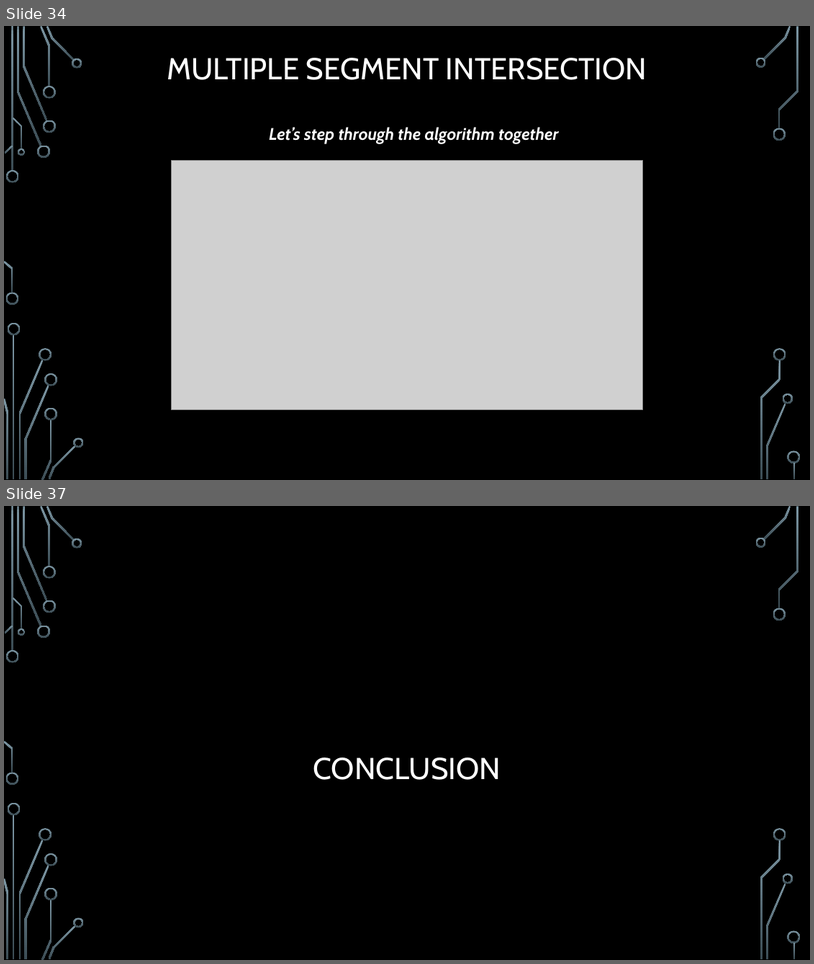
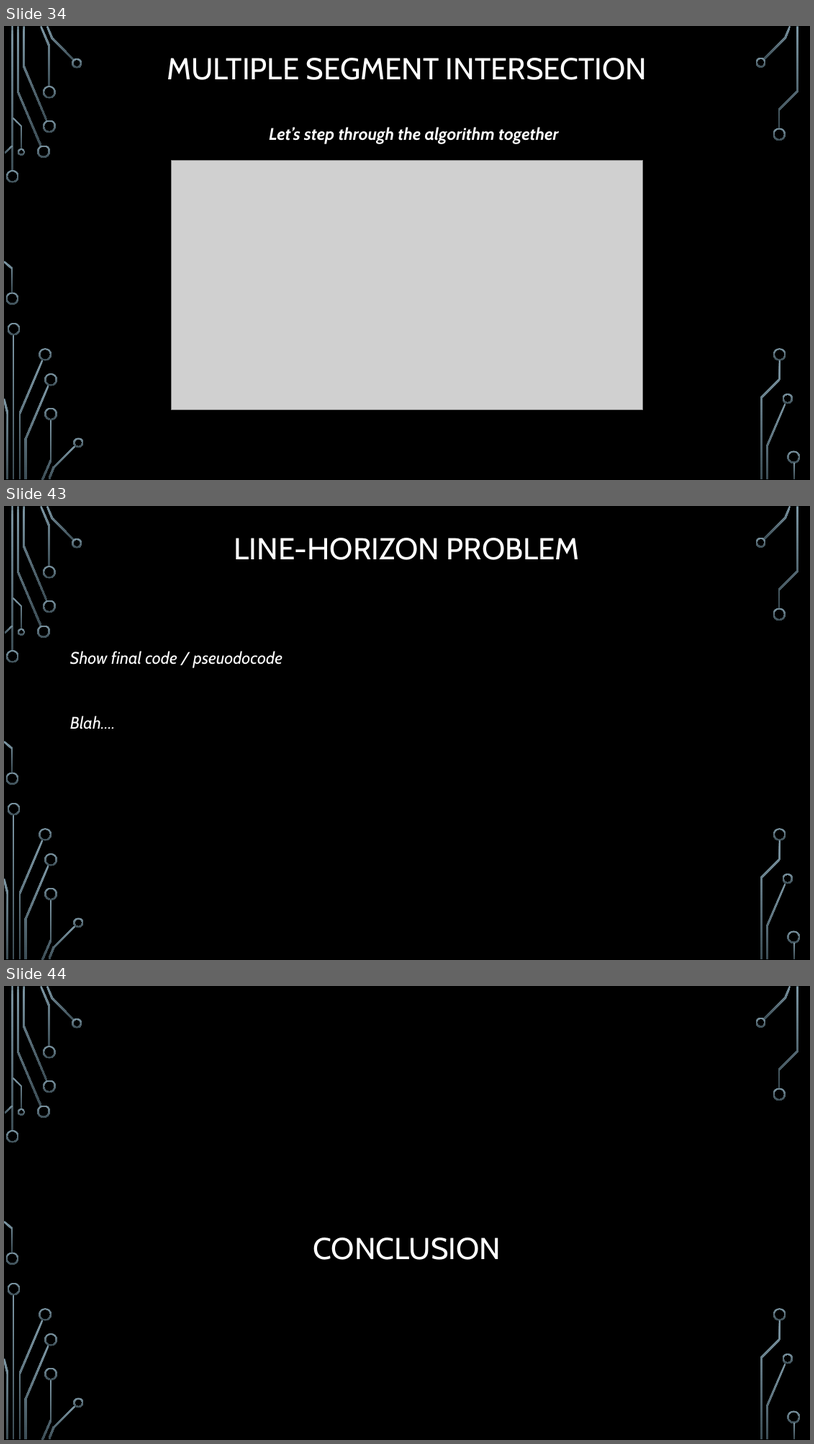
Before and after one commit to janiceeguo/advAlgo, a slide deck: slides/ComputationalGeom-part1-Intersections.pptx. Shown one above the other, each under a label of ours: slides 34 and 37 before the commit, slides 34, 43 and 44 after it; the slides between them are not shown. The pictures are 814x964 and 814x1444 pixels, drawn with LibreOffice and Linux fonts; fonts in the diff are those of the drawing; grey boxes stand for pictures; background and template pictures are left out. Boxes give left, top, right and bottom in pixels: in the first picture for what was removed or moved away, otherwise in the second. Text is boxed around its words. In the diff, an @@ line names an element or a change of style, - is before the commit and + after.

```diff
--- a/slides/ComputationalGeom-part1-Intersections.pptx
+++ b/slides/ComputationalGeom-part1-Intersections.pptx
@@ slide 43 added at [4, 506, 810, 960], background picture (left out); not listed: 36 template elements that a slide beside it also shows @@
@@ title added at [234, 538, 580, 560], 36 pt, text #FFFFFF @@
+LINE-HORIZON PROBLEM
@@ text added at [70, 651, 283, 729], 20 pt, text #FFFFFF, italic @@
+Show final code / pseuodocode
+Blah….
@@ what was slide 37 is now slide 44 @@
```
Also in this commit, not shown: 2 slides changed, 8 other slides added, 1 slide removed, 2 other files.
